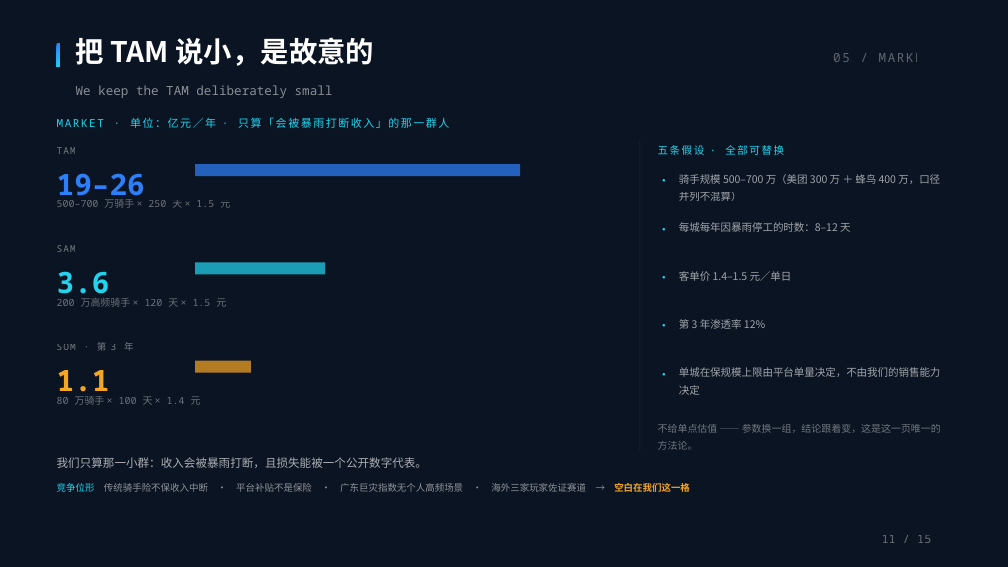
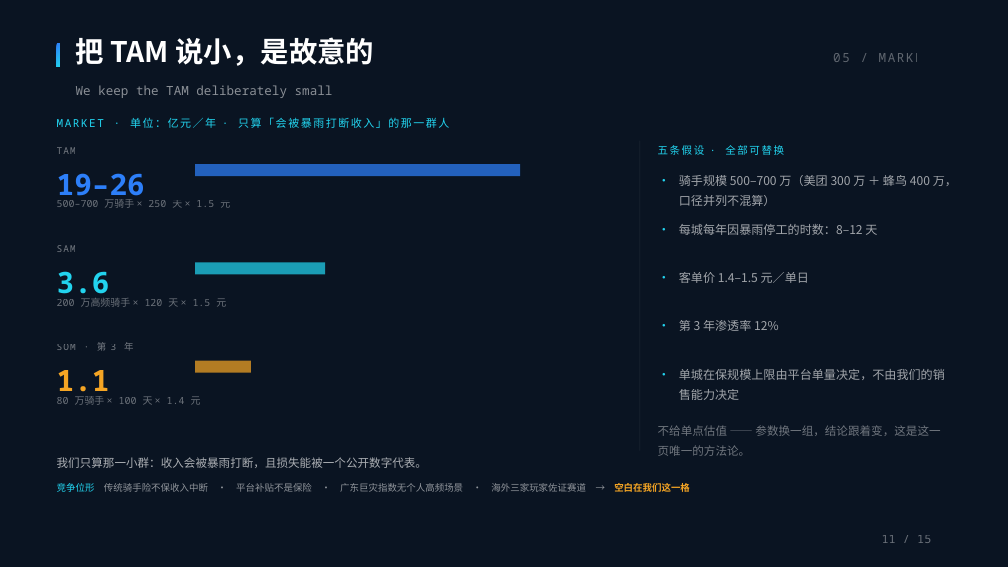
Before and after one commit to BruceLeezh/rainproof-pro, a slide deck: slide 12 of 01-参赛材料/交付物/PPT/神麻组-雨证-路演PPT-精简版-2026-10-30.pptx. Drawn at 1008x567 pixels with LibreOffice and Linux fonts; fonts in the diff are those of the drawing. Boxes give left, top, right and bottom in pixels: in the first picture for what was removed or moved away, otherwise in the second. Text is boxed around its words. In the diff, an @@ line names an element or a change of style, - is before the commit and + after.

```diff
--- a/01-参赛材料/交付物/PPT/神麻组-雨证-路演PPT-精简版-2026-10-30.pptx
+++ b/01-参赛材料/交付物/PPT/神麻组-雨证-路演PPT-精简版-2026-10-30.pptx
@@ size 10 to 11.5 pt in 5 elements at (679, 175, 957, 206), (679, 224, 877, 235), (679, 272, 809, 283), (679, 320, 779, 331), (679, 369, 945, 400) @@
@@ text "不给单点估值 —— 参数换一组，结论跟着变，这是这一页唯一的方法论。" at (658, 425, 940, 456): size 9.5 to 11 pt @@
```
Also in this commit, not shown: 8 other slides changed, 10 other files.
